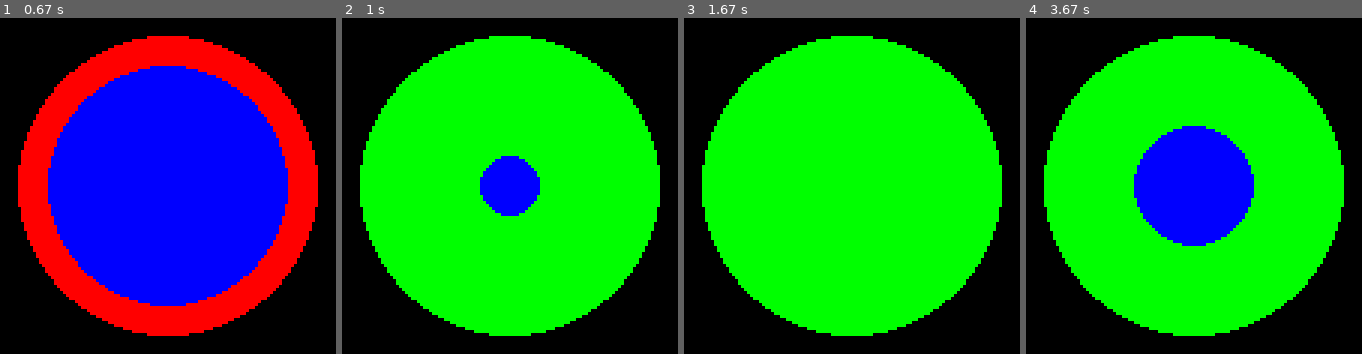
Above: before the commit, frames 1-4 (left to right).
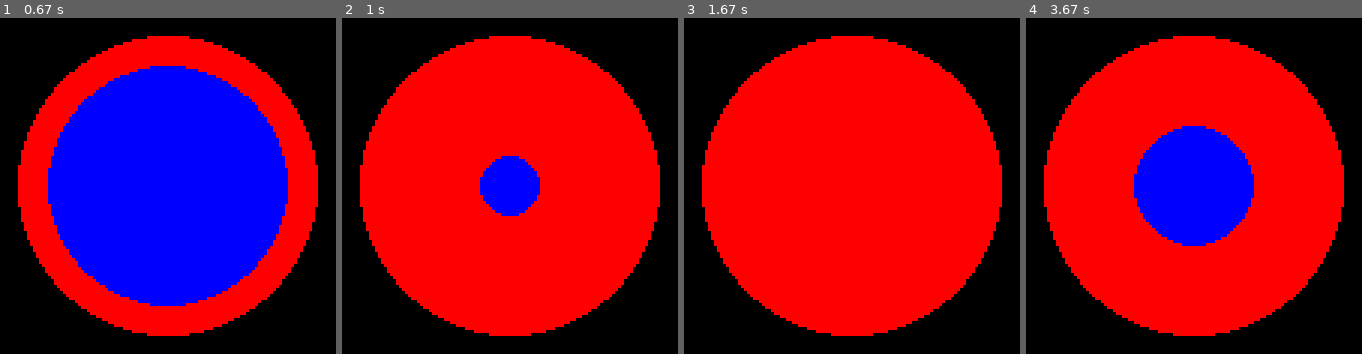
Above: after the commit, the same moments.

Repository: FB-18-19-PreAP-CS/mygame_purdy
Game: pygame game, started from rhythm.py
The game is run twice, just before and just after one commit, with the same random seed, the same clock (stepped at 60 frames per second) and the same inputs.
Inputs:
- Up to frame 1 (0.67 s): hold Up from 0.33 s (still down)
- Up to frame 2 (1 s): release Up at 0.8 s; hold Up from 0.83 s (still down)
- Up to frame 3 (1.67 s): release Up at 1.13 s; hold Up 1.17-1.53 s
- Up to frame 4 (3.67 s): no input

Frame 1 is identical in both runs. In frame 2, 60% of the frame differs, in the area x 5-95%, y 5-95%; in frame 3, 62%; in frame 4, 52%.

Commit message:
holding down button no longer allows cheating

Diff:
--- a/rhythm.py
+++ b/rhythm.py
@@ -12,21 +12,46 @@
 clock = pygame.time.Clock()
 done = False
 inner_r = 1
-color = (255,0,0)
+colors = [(255,0,0),(0,255,0)]
+color = 0
+button_pressed = False
+still_pressed = False
 while not done:
     for event in pygame.event.get():
+        #print(event)
         if event.type == pygame.QUIT:
             done = True
 
-    pygame.draw.circle(screen,color,(WIDTH//2,HEIGHT//2),50)
+
+        # if event.type == pygame.KEYDOWN and event.key == pygame.K_DOWN and button_pressed:
+        #     still_pressed = True
+
+        # elif event.type == pygame.KEYDOWN and event.key == pygame.K_DOWN:
+        #     button_pressed = True
+
+        # elif event.type == pygame.KEYUP and event.key == pygame.K_DOWN:
+        #     button_pressed = False
+        #     still_pressed = False
+
+    pygame.draw.circle(screen,colors[color],(WIDTH//2,HEIGHT//2),50)
     pygame.draw.circle(screen,(0,0,255),(WIDTH//2,HEIGHT//2),inner_r)
+
+
+
+    pressed = pygame.key.get_pressed()
+
+    if pressed[pygame.K_DOWN] and not button_pressed:
+        print('pressed')
+        button_pressed = True
+        if inner_r >=45: # closer to 50 is harder
+            color = (color + 1) % 2
+
+    if button_pressed and not pressed[pygame.K_DOWN]:
+        print('released')
+        button_pressed = False
 
     inner_r = (inner_r +1 )%50
 
-
-    pressed = pygame.key.get_pressed()
-    if pressed[pygame.K_UP] and inner_r == 49:
-        color = (0,255,0)
     pygame.display.flip()
     screen.fill((0,0,0))
 
